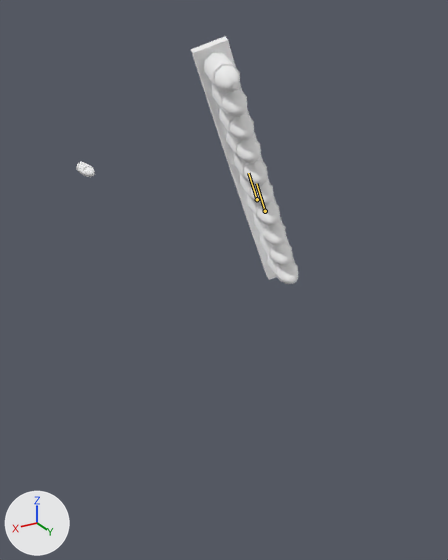
What one commit did to the glTF model godot_project/data/models/bullets/parabellum_9x19mm/parabellum_9x19mm_bullets.glb.
Before and after are seen from a 50 mm lens placed at (0.192, 0.58, 0.139), pointed at (-0.001, 0.258, -0.022). Lighting does not change. The marker at lower left points along +X, +Y and +Z. The older version comes first. Both versions are drawn at frame 46 of the action 'mauser_c96_reload'; the numbers are the values there. The bones that bend it are drawn over the model as lines.

Objects in the first picture: 'Parabellum9X19MMMagazine' and 1 more.
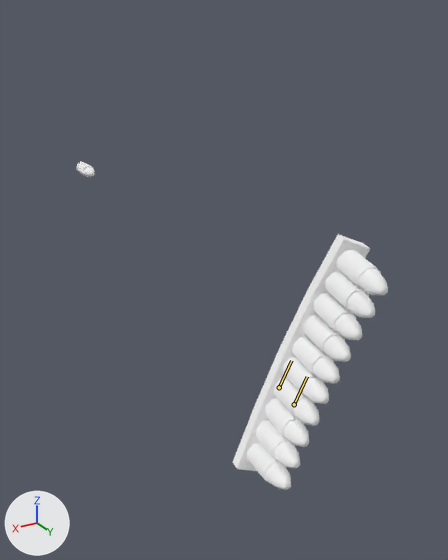
What differs and where, as boxes (x1, y1, x2, y2) in the pictures (448 x 560 px):
'Parabellum9X19MMMagazine', posed (44% wider): before (191, 36, 298, 284); after (233, 234, 388, 490)
bone 'Root', root to tip: before (257, 199) to (248, 173); after (279, 387) to (291, 360)

The edits, one by one:
Bone 'Root' (bone_root) moves from (0.033, 0.07354, -0.35634) to (0.04823, -0.00124, -0.39885).
Bone 'Root' (bone_root) turns from (1, -20, -20) to (-4, -7, 24) degrees about its own x, y and z.
